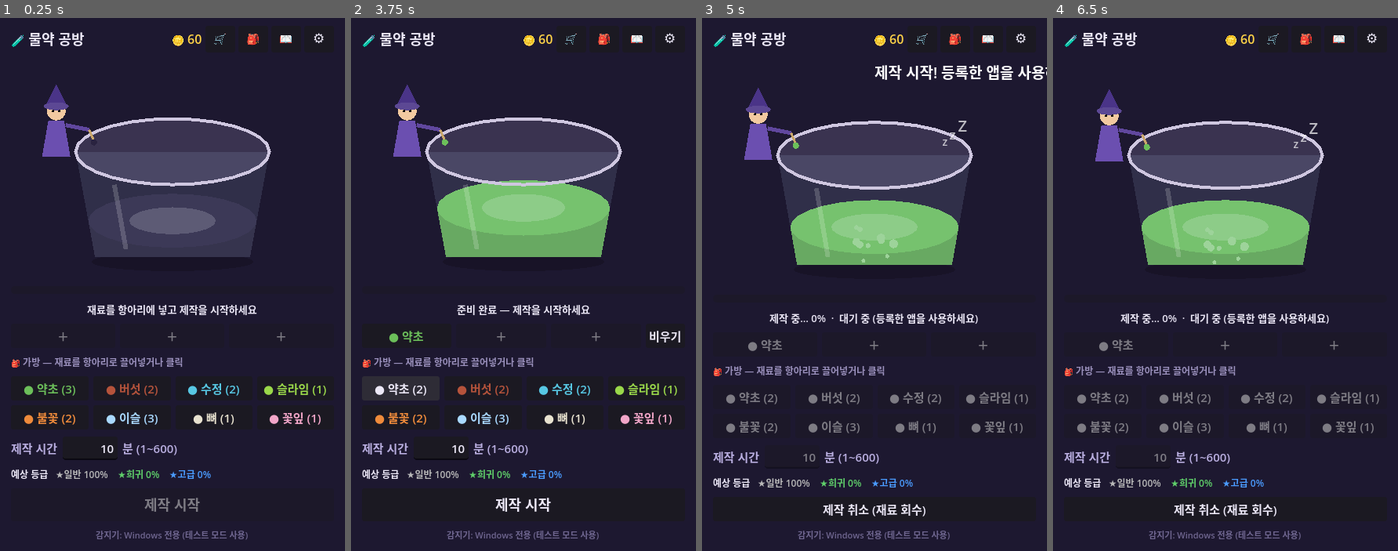
Above: before the commit, frames 1-4 (left to right).
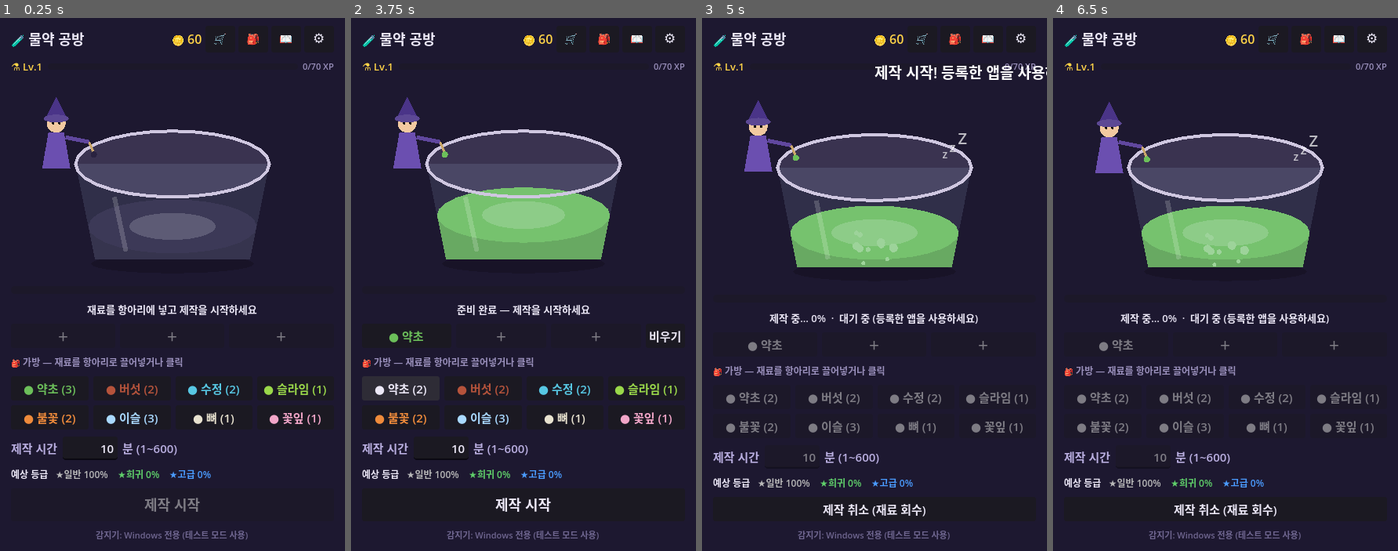
Above: after the commit, the same moments.

Repository: Six-Tail/Potion-Maker
Game: Godot game, scene res://main.tscn
Same seed, same stepped clock (60 frames per second), same inputs: the game is played once before the commit and once after it.
Inputs:
- Up to frame 1 (0.25 s): no input
- Up to frame 2 (3.75 s): click "🛒" at 0.5 s; click "🎒" at 1.25 s; click "📖" at 2 s; click "⚙" at 2.75 s; click "● 약초 (3)" at 3.5 s
- Up to frame 3 (5 s): click "제작 시작" at 4.25 s
- Up to frame 4 (6.5 s): click "제작 취소 (재료 회수)" at 5 s; click "제작 시작" at 5.75 s

The runs differ from the first frame. In frame 1, 5.0% of the frame differs, in the area x 3-97%, y 8-46%; in frame 2, 5.7%; in frame 3, 6.0%; in frame 4, 6.1%, in the area x 3-97%, y 8-47%.

Commit message:
feat: 연금술사 레벨 시스템 추가
- 물약 완성 시 등급 비례 XP 획득(일반 12 / 희귀 28 / 고급 60, 실패류 4)
- 레벨업 시 물약 품질(등급) 확률 보너스 +2%/레벨, 최대 +30%
  (등급 판정 시 시간비율 + 레벨보너스로 계산, 예상 등급 표시에도 반영)
- 헤더에 Lv/XP 바 추가, 레벨업 토스트, 레벨/경험치 저장

Co-Authored-By: Claude Opus 4.8 <noreply@anthropic.com>

Diff:
--- a/scripts/game_state.gd
+++ b/scripts/game_state.gd
@@ -9,12 +9,18 @@
 signal coins_changed
 signal stock_changed
 signal theme_changed
+signal xp_changed
+signal level_changed
 
 const SAVE_PATH := "user://save.json"
 const MAX_INGREDIENTS := 3
 
 # 보유 코인 (재화)
 var coins: int = 60
+
+# 연금술사 레벨 / 경험치
+var level: int = 1
+var xp: int = 0
 
 # 재료 재고: 재료 id -> 보유 개수 (첫 실행 기본값)
 var ingredient_stock: Dictionary = {
@@ -73,6 +79,36 @@
 	save_game()
 	theme_changed.emit()
 
+# ---------- 레벨 / 경험치 ----------
+## 다음 레벨까지 필요한 경험치.
+func xp_for_next() -> int:
+	return 40 + level * 30
+
+## 레벨에 따른 물약 품질(등급) 보너스. 등급 확률 계산 시 시간비율에 더해진다.
+func level_bonus() -> float:
+	return minf(0.02 * float(level - 1), 0.30)   # 레벨당 +2%, 최대 +30%
+
+## 등급에 따른 경험치 보상.
+func xp_reward(grade: int, is_real: bool) -> int:
+	if not is_real:
+		return 4
+	return [12, 28, 60][clampi(grade, 0, 2)]
+
+## 경험치를 더하고 필요 시 레벨업. 레벨업하면 level_changed 발신.
+func add_xp(amount: int) -> void:
+	if amount <= 0:
+		return
+	xp += amount
+	var leveled := false
+	while xp >= xp_for_next():
+		xp -= xp_for_next()
+		level += 1
+		leveled = true
+	xp_changed.emit()
+	if leveled:
+		level_changed.emit()
+	save_game()
+
 func _ready() -> void:
 	randomize()
 	load_game()
@@ -169,14 +205,18 @@
 	var result: Dictionary = Recipes.resolve(brew.ings, brew.minutes)
 	# 등급 판정: 실패작/정체불명은 항상 일반, 그 외는 레시피 시간범위 안에서의
 	# 설정시간 위치에 따라 확률적으로(범위 안에서 더 오래 끓일수록 상위 등급↑).
+	var is_real: bool = result.id != "unknown" and result.id != "failure"
 	var grade := 0
-	if result.id != "unknown" and result.id != "failure":
-		grade = Recipes.roll_grade_for(brew.minutes, float(result.get("min", 1)), float(result.get("max", 1)))
+	if is_real:
+		# 레시피 시간범위 내 위치 + 레벨 품질 보너스로 등급 판정
+		var q := Recipes.time_ratio(brew.minutes, float(result.get("min", 1)), float(result.get("max", 1))) + level_bonus()
+		grade = Recipes.roll_grade_from_ratio(q)
 	last_made_name = String(result.name)
 	last_made_grade = grade
 	_add_potion(result, grade)
 	brew = null
 	brew_changed.emit()
+	add_xp(xp_reward(grade, is_real))   # 경험치 획득 (내부에서 저장)
 	save_game()
 
 func brew_progress() -> float:
@@ -291,6 +331,8 @@
 		"force_active": force_active,
 		"theme": theme_mode,
 		"coins": coins,
+		"level": level,
+		"xp": xp,
 		"stock": ingredient_stock,
 	}
 	var f := FileAccess.open(SAVE_PATH, FileAccess.WRITE)
@@ -320,6 +362,8 @@
 	if theme_mode != "dark" and theme_mode != "light":
 		theme_mode = "dark"
 	coins = int(data.get("coins", coins))
+	level = maxi(1, int(data.get("level", 1)))
+	xp = maxi(0, int(data.get("xp", 0)))
 	var saved_stock = data.get("stock", null)
 	if typeof(saved_stock) == TYPE_DICTIONARY:
 		var s := {}
--- a/scripts/main.gd
+++ b/scripts/main.gd
@@ -18,6 +18,9 @@
 var detect_label: Label
 var coins_label: Label
 var toast_label: Label
+var lv_label: Label
+var xp_bar: ProgressBar
+var xp_text: Label
 
 # 전체 UI 루트(테마 변경 시 통째로 다시 만든다)
 var _root: Control
@@ -164,6 +167,30 @@
 	header.add_child(_mk_icon_button("🎒", func(): _open_panel("inventory")))
 	header.add_child(_mk_icon_button("📖", func(): _open_panel("recipes")))
 	header.add_child(_mk_icon_button("⚙", func(): _open_panel("settings")))
+
+	# --- 레벨 / 경험치 ---
+	var lv_row := HBoxContainer.new()
+	lv_row.add_theme_constant_override("separation", 6)
+	lv_row.mouse_filter = Control.MOUSE_FILTER_IGNORE
+	vb.add_child(lv_row)
+	lv_label = Label.new()
+	lv_label.add_theme_font_size_override("font_size", 13)
+	lv_label.add_theme_color_override("font_color", GameState.col("gold"))
+	lv_label.vertical_alignment = VERTICAL_ALIGNMENT_CENTER
+	lv_row.add_child(lv_label)
+	xp_bar = ProgressBar.new()
+	xp_bar.min_value = 0.0
+	xp_bar.show_percentage = false
+	xp_bar.custom_minimum_size = Vector2(0, 8)
+	xp_bar.size_flags_horizontal = Control.SIZE_EXPAND_FILL
+	xp_bar.size_flags_vertical = Control.SIZE_SHRINK_CENTER
+	xp_bar.mouse_filter = Control.MOUSE_FILTER_IGNORE
+	lv_row.add_child(xp_bar)
+	xp_text = Label.new()
+	xp_text.add_theme_font_size_override("font_size", 11)
+	xp_text.add_theme_color_override("font_color", GameState.col("text_dim"))
+	xp_text.vertical_alignment = VERTICAL_ALIGNMENT_CENTER
+	lv_row.add_child(xp_text)
 
 	# --- 항아리 (재료 드롭 대상) ---
 	cauldron = CauldronView.new()
@@ -349,6 +376,8 @@
 	GameState.coins_changed.connect(_on_coins_changed)
 	GameState.stock_changed.connect(_on_stock_changed)
 	GameState.theme_changed.connect(_rebuild_ui)
+	GameState.xp_changed.connect(_refresh_level)
+	GameState.level_changed.connect(_on_level_up)
 
 # ============================================================
 # 창 본문 드래그 이동
@@ -410,7 +439,9 @@
 	var res := Recipes.resolve(GameState.jar_ingredients, float(m))
 	var p: Array
 	if res.id != "unknown" and res.id != "failure":
-		p = Recipes.grade_probabilities_for(float(m), float(res.get("min", 1)), float(res.get("max", 1)))
+		# 레시피 시간범위 내 위치 + 레벨 품질 보너스
+		var q := Recipes.time_ratio(float(m), float(res.get("min", 1)), float(res.get("max", 1))) + GameState.level_bonus()
+		p = Recipes.grade_probabilities_ratio(q)
 	else:
 		p = [1.0, 0.0, 0.0]
 	grade_hint.text = "예상 등급   [color=#b8b8b8]★일반 %d%%[/color]    [color=#5fd06a]★희귀 %d%%[/color]    [color=#4a9bff]★고급 %d%%[/color]" % [roundi(p[0] * 100), roundi(p[1] * 100), roundi(p[2] * 100)]
@@ -487,6 +518,21 @@
 	refresh_jar_slots()
 	refresh_controls()
 	refresh_status()
+	_refresh_level()
+
+func _refresh_level() -> void:
+	if lv_label == null:
+		return
+	var need := GameState.xp_for_next()
+	lv_label.text = "⚗ Lv.%d" % GameState.level
+	xp_bar.max_value = need
+	xp_bar.value = GameState.xp
+	xp_text.text = "%d/%d XP" % [GameState.xp, need]
+
+func _on_level_up() -> void:
+	_refresh_level()
+	var bonus := int(round(GameState.level_bonus() * 100.0))
+	_show_toast("⚗ 레벨 업! Lv.%d — 품질 보너스 +%d%%" % [GameState.level, bonus], GameState.col("gold"))
 
 func refresh_jar_slots() -> void:
 	for c in jar_slots_row.get_children():
--- a/scripts/recipes.gd
+++ b/scripts/recipes.gd
@@ -120,7 +120,11 @@
 
 ## 레시피 시간범위 기준으로 등급을 확률적으로 뽑는다.
 func roll_grade_for(minutes: float, rmin: float, rmax: float) -> int:
-	var p := grade_probabilities_for(minutes, rmin, rmax)
+	return roll_grade_from_ratio(time_ratio(minutes, rmin, rmax))
+
+## 0~1 비율에서 직접 등급을 뽑는다. (레벨 품질 보너스 등을 더한 비율에 사용)
+func roll_grade_from_ratio(q: float) -> int:
+	var p := grade_probabilities_ratio(q)
 	var r := randf()
 	if r < p[0]:
 		return 0
Not shown, changed: README.md
